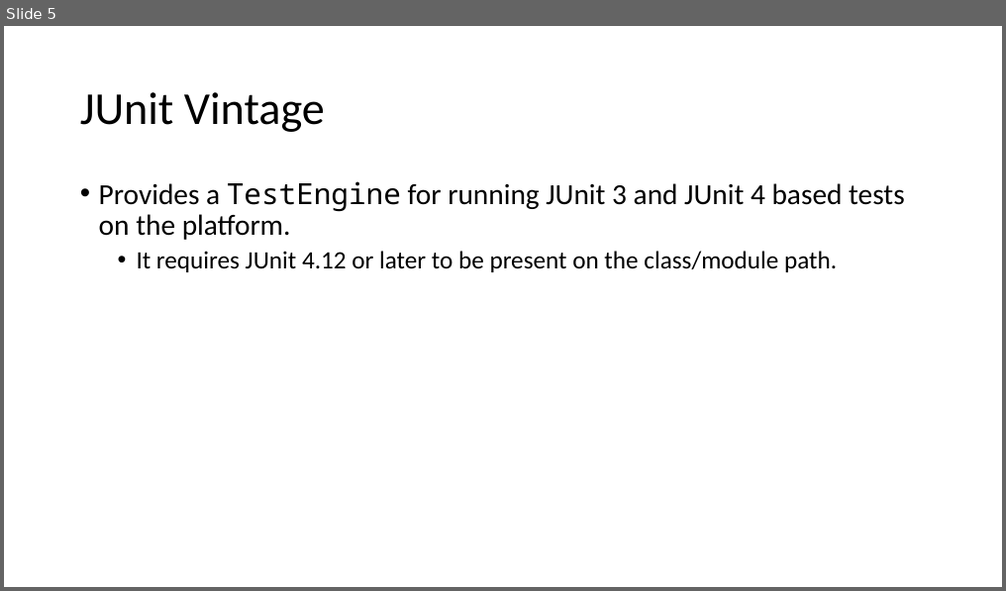
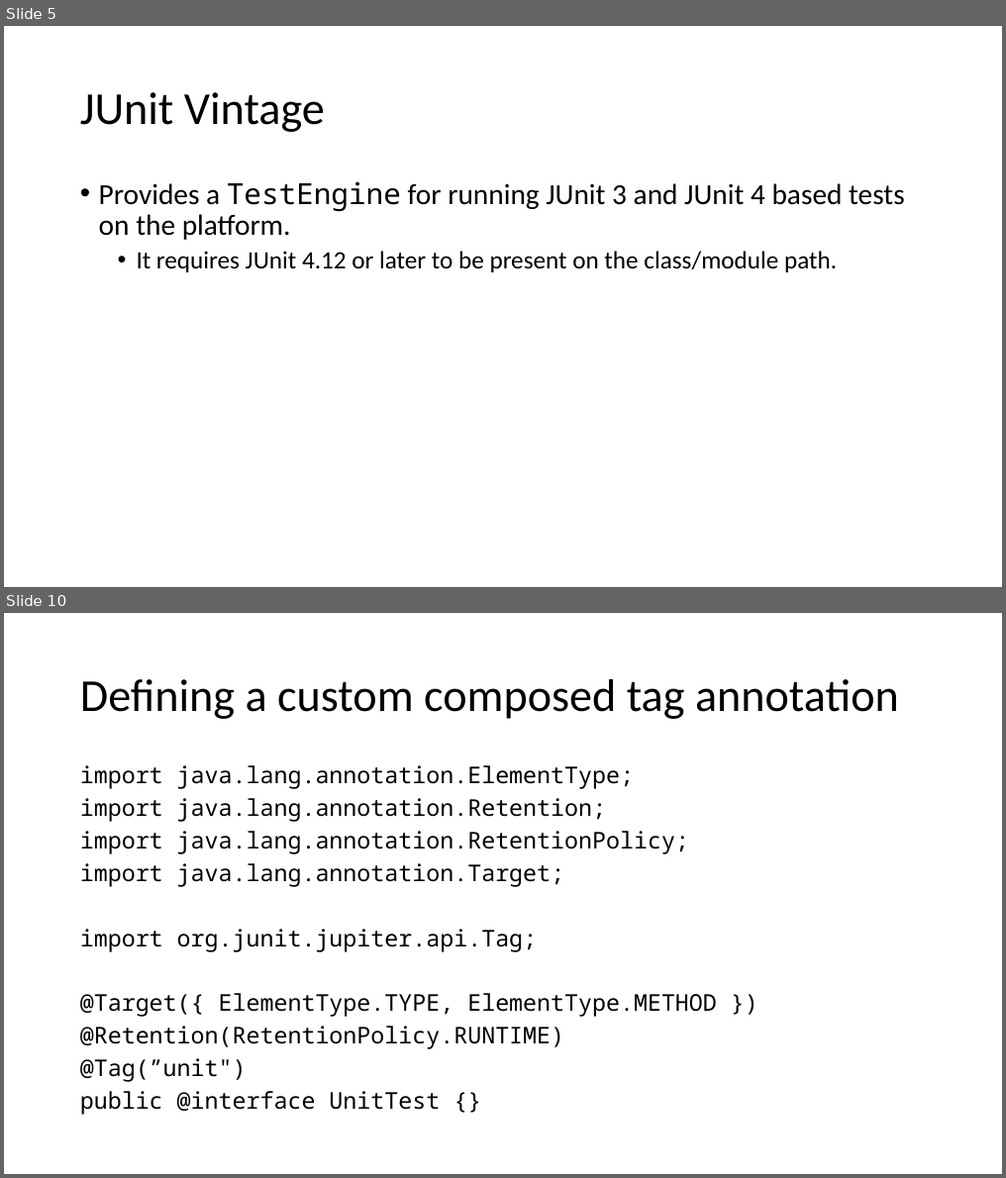
Before and after one commit to cebartling/test-driven, a slide deck: presentations/Introduction to JUnit 5.pptx. Shown one above the other, each under a label of ours: slide 5 before the commit, slides 5 and 10 after it; the slides between them are not shown. The pictures are 1006x591 and 1006x1178 pixels, drawn with LibreOffice and Linux fonts; fonts in the diff are those of the drawing. Boxes give left, top, right and bottom in pixels: in the first picture for what was removed or moved away, otherwise in the second. Text is boxed around its words. In the diff, an @@ line names an element or a change of style, - is before the commit and + after.

Commit message:
Introduction to JUnit 5 presentation updates

```diff
--- a/presentations/Introduction to JUnit 5.pptx
+++ b/presentations/Introduction to JUnit 5.pptx
@@ slide 10 added at bbox=[4, 613, 1002, 1174], background #FFFFFF @@
@@ title added at bbox=[80, 679, 899, 719], 44 pt, text #000000 @@
+Defining a custom composed tag annotation
@@ text added at bbox=[80, 765, 717, 1115], 22.2 pt, text #000000 @@
+import java.lang.annotation.ElementType;
+import java.lang.annotation.Retention;
+import java.lang.annotation.RetentionPolicy;
+import java.lang.annotation.Target;
+import org.junit.jupiter.api.Tag;
+@Target({ ElementType.TYPE, ElementType.METHOD })
+@Retention(RetentionPolicy.RUNTIME)
+@Tag(”unit")
+public @interface UnitTest {}
```
Also in this commit, not shown: 4 slides changed, 6 other slides added.
